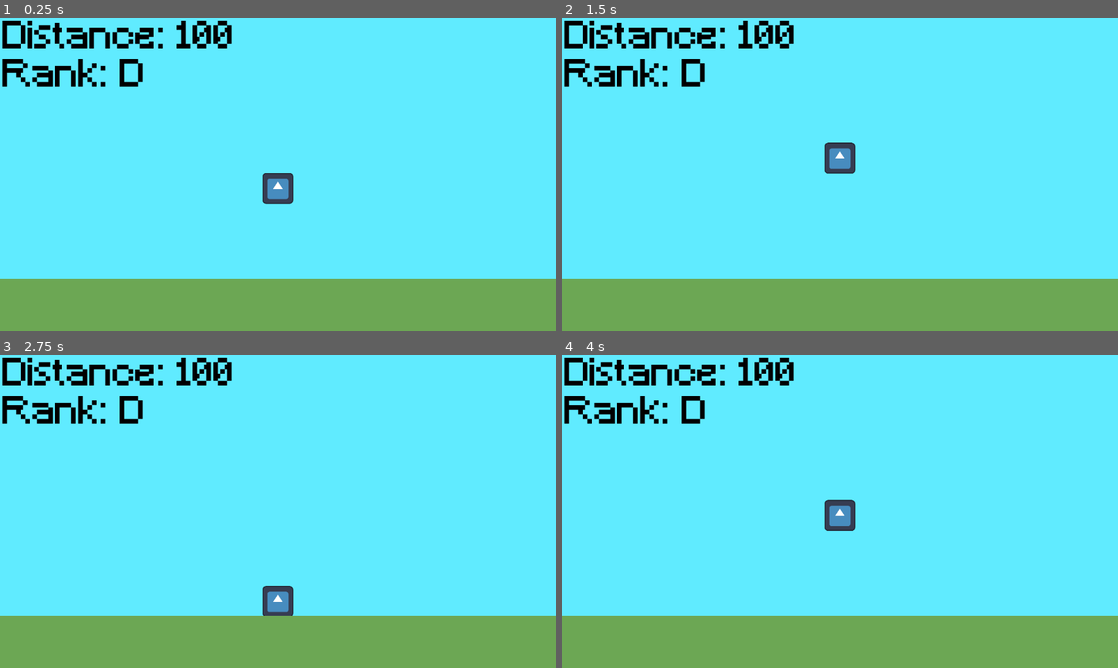
Above: before the commit, frames 1-4 (two rows, left to right).
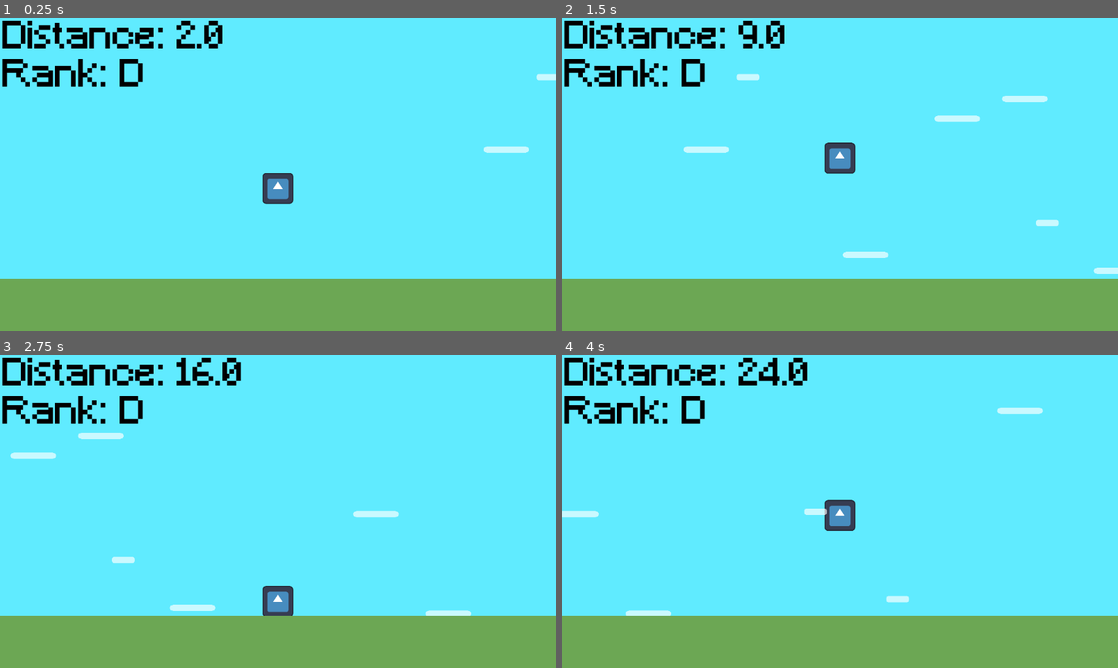
Above: after the commit, the same moments.

Repository: MrLogistick/rolled
Game: Godot game, scene res://Scenes/hamish_scene.tscn
Two runs of this game, one before a commit and one after it. Both use one fixed random seed, a clock stepped at 60 frames per second and the inputs below. Before the commit the project has no main scene; this scene is started directly in both runs. The engine's default icon, where the game draws it, is replaced by a stand-in: a white triangle on a blue panel in a dark square.
Inputs:
- Up to frame 1 (0.25 s): no input
- Up to frame 2 (1.5 s): tap Space (Jump) at 0.77 s
- Up to frame 3 (2.75 s): tap Space (Jump) at 1.52 s
- Up to frame 4 (4 s): tap Space (Jump) at 3.02, 3.77 s

The runs differ from the first frame. In frame 1, 0.8% of the frame differs, in the area x 31-100%, y 0-44%; in frame 2, 1.4%, in the area x 21-100%, y 0-82%; in frame 3, 1.4%; in frame 4, 1.2%.

Commit message:
Clouds And Stuff

Diff:
--- /dev/null
+++ b/Scenes/cloud.tscn
@@ -0,0 +1,18 @@
+[gd_scene load_steps=3 format=3 uid="uid://d3m0abmudfqt"]
+
+[ext_resource type="Script" uid="uid://dvddb4id40j47" path="res://Scripts/cloud.gd" id="1_sm7h7"]
+
+[sub_resource type="StyleBoxFlat" id="StyleBoxFlat_7fp4g"]
+bg_color = Color(1, 1, 1, 0.6666667)
+corner_radius_top_left = 5
+corner_radius_top_right = 5
+corner_radius_bottom_right = 5
+corner_radius_bottom_left = 5
+anti_aliasing = false
+anti_aliasing_size = 0.01
+
+[node name="Cloud" type="Panel"]
+offset_right = 47.0
+offset_bottom = 13.0
+theme_override_styles/panel = SubResource("StyleBoxFlat_7fp4g")
+script = ExtResource("1_sm7h7")
--- a/Scenes/hamish_scene.tscn
+++ b/Scenes/hamish_scene.tscn
@@ -1,12 +1,18 @@
-[gd_scene load_steps=4 format=3 uid="uid://ca1eolm3dtx53"]
+[gd_scene load_steps=6 format=3 uid="uid://ca1eolm3dtx53"]
 
+[ext_resource type="Script" uid="uid://cs7dxcd1t3jsa" path="res://Scripts/Manager.gd" id="1_kxpqo"]
 [ext_resource type="PackedScene" uid="uid://b7einx7u6fg2" path="res://Scenes/player.tscn" id="1_u2lo2"]
 [ext_resource type="FontFile" uid="uid://b2iu6ks5misbq" path="res://Fonts/PixelFont.ttf" id="2_1kwmr"]
+[ext_resource type="Script" uid="uid://dqpplg1chser0" path="res://Scripts/CloudManager.gd" id="3_1kwmr"]
 
 [sub_resource type="RectangleShape2D" id="RectangleShape2D_kxpqo"]
 size = Vector2(1250, 128)
 
 [node name="HamishScene" type="Node2D"]
+
+[node name="Manager" type="Node2D" parent="."]
+unique_name_in_owner = true
+script = ExtResource("1_kxpqo")
 
 [node name="Player" parent="." instance=ExtResource("1_u2lo2")]
 scale = Vector2(0.5, 0.5)
@@ -63,3 +69,9 @@
 offset_bottom = -297.0
 scale = Vector2(29.774654, 17.180487)
 color = Color(0.3764706, 0.92156863, 1, 1)
+
+[node name="CloudManager" type="Node2D" parent="."]
+script = ExtResource("3_1kwmr")
+
+[node name="DistanceTracker" type="Timer" parent="."]
+autostart = true
--- /dev/null
+++ b/Scripts/CloudManager.gd
@@ -0,0 +1,14 @@
+extends Node2D
+
+const CLOUD = preload("uid://d3m0abmudfqt")
+
+func _ready() -> void:
+	spawn_clouds()
+
+func spawn_clouds() -> void:
+	var cloud = CLOUD.instantiate()
+	add_child(cloud)
+
+	var random_value = randf_range(0.1, 0.5) # float instead of int
+	await get_tree().create_timer(random_value).timeout
+	spawn_clouds()
--- /dev/null
+++ b/Scripts/Manager.gd
@@ -0,0 +1,14 @@
+extends Node2D
+
+@onready var distance_tracker: Timer = $"../DistanceTracker"
+@onready var distance_text: Label = $"../CanvasLayer/DistanceText"
+
+var Distance: float = 0
+
+
+func _ready() -> void:
+	pass
+
+func _process(delta: float) -> void:
+	Distance += 0.1
+	distance_text.text = "Distance: " + str(round(Distance))
--- /dev/null
+++ b/Scripts/cloud.gd
@@ -0,0 +1,13 @@
+extends Panel
+
+@export var MovementSpeed = 10
+# Called when the node enters the scene tree for the first time.
+func _ready() -> void:
+	position.x = 576
+	position.y = randi_range(-324, 324)
+	scale.x = randi_range(1, 2.5)
+
+
+# Called every frame. 'delta' is the elapsed time since the previous frame.
+func _process(delta: float) -> void:
+	position.x += -MovementSpeed
--- a/project.godot
+++ b/project.godot
@@ -11,7 +11,8 @@
 [application]
 
 config/name="Rolled_Godot"
-config/features=PackedStringArray("4.4", "Forward Plus")
+run/main_scene="uid://ca1eolm3dtx53"
+config/features=PackedStringArray("4.5", "Forward Plus")
 config/icon="res://icon.svg"
 
 [display]
Not shown, added: Scripts/CloudManager.gd.uid
Not shown, added: Scripts/Manager.gd.uid
Not shown, added: Scripts/cloud.gd.uid
Not shown, changed: icon.svg.import
